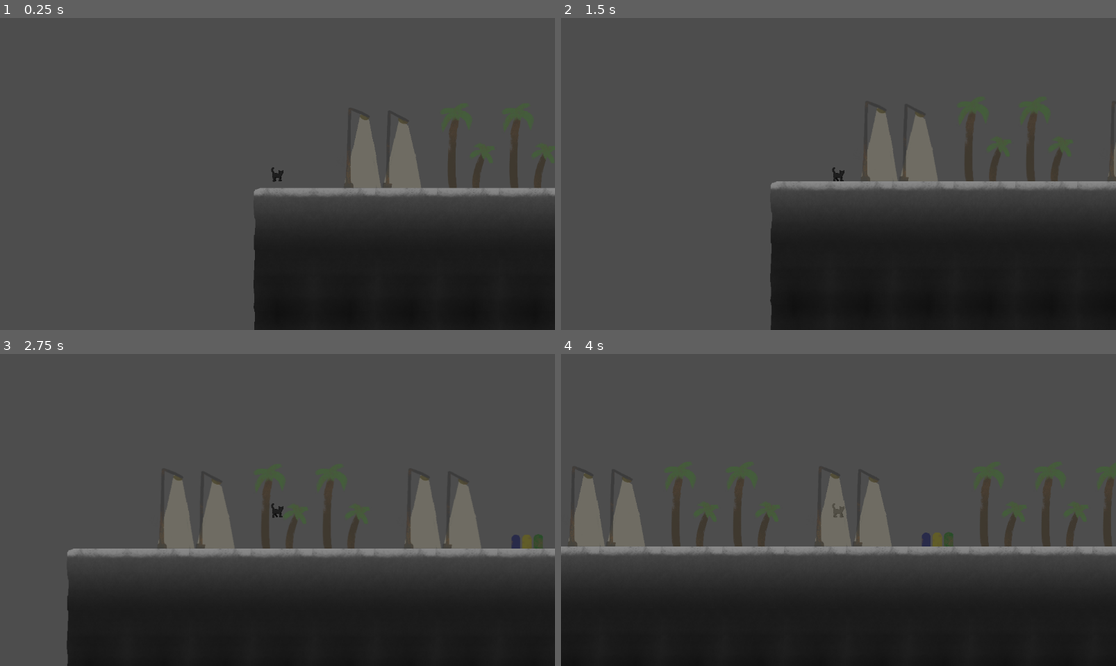
Above: before the commit, frames 1-4 (two rows, left to right).
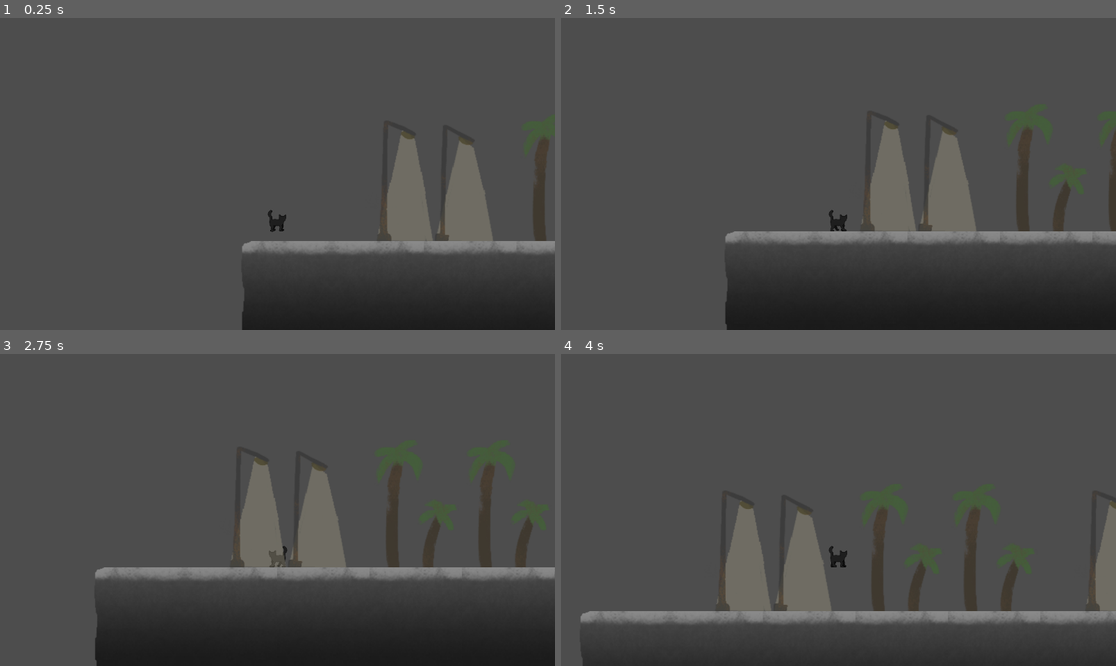
Above: after the commit, the same moments.

Repository: Somebud0180/Carreon
Game: Godot game, scene res://scenes/game.tscn
Two runs of this game, one before a commit and one after it. Both use one fixed random seed, a clock stepped at 60 frames per second and the inputs below. The engine's default icon, where the game draws it, is replaced by a stand-in: a white triangle on a blue panel in a dark square.
Inputs:
- Up to frame 1 (0.25 s): no input
- Up to frame 2 (1.5 s): tap Enter (ui_accept) at 0.5, 0.6 s; hold Shift (sprint, bound only after the commit) 0.53-1.28 s; hold Right (ui_right) from 0.53 s (still down); tap Space (jump, bound only after the commit) at 0.77, 1.07 s; tap Shift (sprint, bound only after the commit) at 1.35 s
- Up to frame 3 (2.75 s): tap Space (jump, bound only after the commit) at 1.52, 1.55, 1.82, 2.1 s; release Right (ui_right) at 2.03 s; hold Left (ui_left) from 2.03 s (still down); tap Enter (ui_accept) at 2.3 s
- Up to frame 4 (4 s): release Left (ui_left) at 2.78 s; hold Right (ui_right) from 2.78 s (still down); tap Enter (ui_accept) at 2.85 s; tap Space (jump, bound only after the commit) at 3.02, 3.32, 3.77, 3.8 s; tap Shift (sprint, bound only after the commit) at 3.05 s; hold Shift (sprint, bound only after the commit) from 3.53 s (still down)

The runs differ from the first frame. In frame 1, 17% of the frame differs, in the area x 43-100%, y 31-100%; in frame 2, 20%; in frame 3, 18%; in frame 4, 37%, in the area x 0-100%, y 39-100%.

Commit message:
Added sprinting and keymaps to player controls, adjusted documentation and code within player code

Diff:
--- a/project.godot
+++ b/project.godot
@@ -20,6 +20,31 @@
 
 enabled=PackedStringArray("res://addons/godot_super-wakatime/plugin.cfg")
 
+[input]
+
+move_left={
+"deadzone": 0.2,
+"events": [Object(InputEventKey,"resource_local_to_scene":false,"resource_name":"","device":-1,"window_id":0,"alt_pressed":false,"shift_pressed":false,"ctrl_pressed":false,"meta_pressed":false,"pressed":false,"keycode":0,"physical_keycode":4194319,"key_label":0,"unicode":0,"location":0,"echo":false,"script":null)
+, Object(InputEventKey,"resource_local_to_scene":false,"resource_name":"","device":-1,"window_id":0,"alt_pressed":false,"shift_pressed":false,"ctrl_pressed":false,"meta_pressed":false,"pressed":false,"keycode":0,"physical_keycode":65,"key_label":0,"unicode":97,"location":0,"echo":false,"script":null)
+, null]
+}
+move_right={
+"deadzone": 0.2,
+"events": [Object(InputEventKey,"resource_local_to_scene":false,"resource_name":"","device":-1,"window_id":0,"alt_pressed":false,"shift_pressed":false,"ctrl_pressed":false,"meta_pressed":false,"pressed":false,"keycode":0,"physical_keycode":4194321,"key_label":0,"unicode":0,"location":0,"echo":false,"script":null)
+, Object(InputEventKey,"resource_local_to_scene":false,"resource_name":"","device":-1,"window_id":0,"alt_pressed":false,"shift_pressed":false,"ctrl_pressed":false,"meta_pressed":false,"pressed":false,"keycode":0,"physical_keycode":68,"key_label":0,"unicode":100,"location":0,"echo":false,"script":null)
+]
+}
+sprint={
+"deadzone": 0.2,
+"events": [Object(InputEventKey,"resource_local_to_scene":false,"resource_name":"","device":-1,"window_id":0,"alt_pressed":false,"shift_pressed":false,"ctrl_pressed":false,"meta_pressed":false,"pressed":false,"keycode":0,"physical_keycode":4194325,"key_label":0,"unicode":0,"location":0,"echo":false,"script":null)
+]
+}
+jump={
+"deadzone": 0.2,
+"events": [Object(InputEventKey,"resource_local_to_scene":false,"resource_name":"","device":-1,"window_id":0,"alt_pressed":false,"shift_pressed":false,"ctrl_pressed":false,"meta_pressed":false,"pressed":false,"keycode":0,"physical_keycode":32,"key_label":0,"unicode":32,"location":0,"echo":false,"script":null)
+]
+}
+
 [physics]
 
 2d/default_gravity=1200.0
--- a/scenes/gaff.tscn
+++ b/scenes/gaff.tscn
@@ -53,10 +53,12 @@
 [node name="AnimatedSprite2D" type="AnimatedSprite2D" parent="." unique_id=117842749]
 sprite_frames = SubResource("SpriteFrames_ev80e")
 autoplay = "default"
-frame_progress = 0.7188708
+frame_progress = 0.98235244
 
 [node name="CollisionShape2D" type="CollisionShape2D" parent="." unique_id=1207986143]
 position = Vector2(-2, 6)
 shape = SubResource("RectangleShape2D_nolhe")
 
 [node name="Camera2D" type="Camera2D" parent="." unique_id=1094915614]
+offset = Vector2(0, -64)
+zoom = Vector2(1.5, 1.5)
--- a/scenes/game.tscn
+++ b/scenes/game.tscn
@@ -37,6 +37,7 @@
 7:2/0 = 0
 6:2/0 = 0
 5:2/0 = 0
+5:2/0/z_index = -1
 4:2/0 = 0
 3:2/next_alternative_id = 2
 3:2/0 = 0
@@ -60,6 +61,7 @@
 3:1/0 = 0
 4:1/0 = 0
 5:1/0 = 0
+5:1/0/z_index = -1
 2:0/0 = 0
 2:0/0/terrain_set = 0
 2:0/0/physics_layer_0/polygon_0/points = PackedVector2Array(-64, -64, 64, -64, 64, 64, -64, 64)
--- a/scripts/gaff.gd
+++ b/scripts/gaff.gd
@@ -1,9 +1,15 @@
 extends CharacterBody2D
 
 
-const SPEED = 300.0
+const SPEED = 150.0
+const SPRINT_SPEED = 250.0
 const JUMP_VELOCITY = -400.0
+const ACCELERATION = 250
+const FRICTION = 550     # How fast player stops
+const AIR_FRICTION = 100 # How fast player stops in air
+const turn_speed = 400   # How fast player snaps to the opposite direction
 
+var is_sprinting = false
 
 func _physics_process(delta: float) -> void:
 	# Add the gravity.
@@ -11,17 +17,32 @@
 		velocity += get_gravity() * delta
 
 	# Handle jump.
-	if Input.is_action_just_pressed("ui_accept") and is_on_floor():
+	if Input.is_action_just_pressed("jump") and is_on_floor():
 		velocity.y = JUMP_VELOCITY
 
+	# Handle sprint.
+	if Input.is_action_pressed("sprint"):
+		is_sprinting = true
+	else:
+		is_sprinting = false
+
 	# Get the input direction and handle the movement/deceleration.
-	# As good practice, you should replace UI actions with custom gameplay actions.
-	var direction := Input.get_axis("ui_left", "ui_right")
-	if direction:
-		velocity.x = max(min(velocity.x + (direction * delta * (SPEED/1.5)), SPEED), -SPEED)
+	var direction := Input.get_axis("move_left", "move_right")
+	if direction != 0:
+		# Check if moving opposite to current velocity
+		var is_turning = sign(direction) != sign(velocity.x) and velocity.x != 0
+
+		var current_accel = turn_speed if is_turning else ACCELERATION
+		var current_speed = SPRINT_SPEED if is_sprinting else SPEED
+
+		velocity.x = move_toward(velocity.x, direction * current_speed, current_accel * delta)
 	else:
-		velocity.x = move_toward(velocity.x, 0, SPEED * delta * 2)
+		var current_friction = AIR_FRICTION if !is_on_floor() else FRICTION
+		velocity.x = move_toward(velocity.x, 0, current_friction * delta)
 
+	move_and_slide()
+
+func _process(_delta: float) -> void:
 	if velocity.x > 0:
 		$AnimatedSprite2D.play("walk")
 		$AnimatedSprite2D.flip_h = false
@@ -30,5 +51,3 @@
 		$AnimatedSprite2D.flip_h = true
 	elif velocity.x == 0:
 		$AnimatedSprite2D.play("default")
-
-	move_and_slide()
